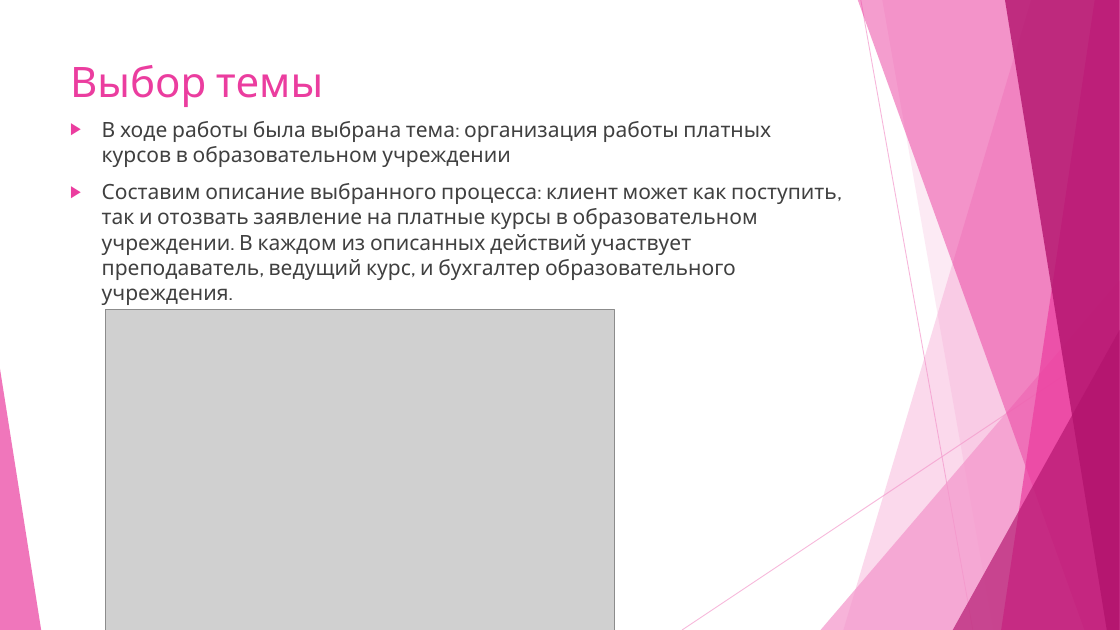
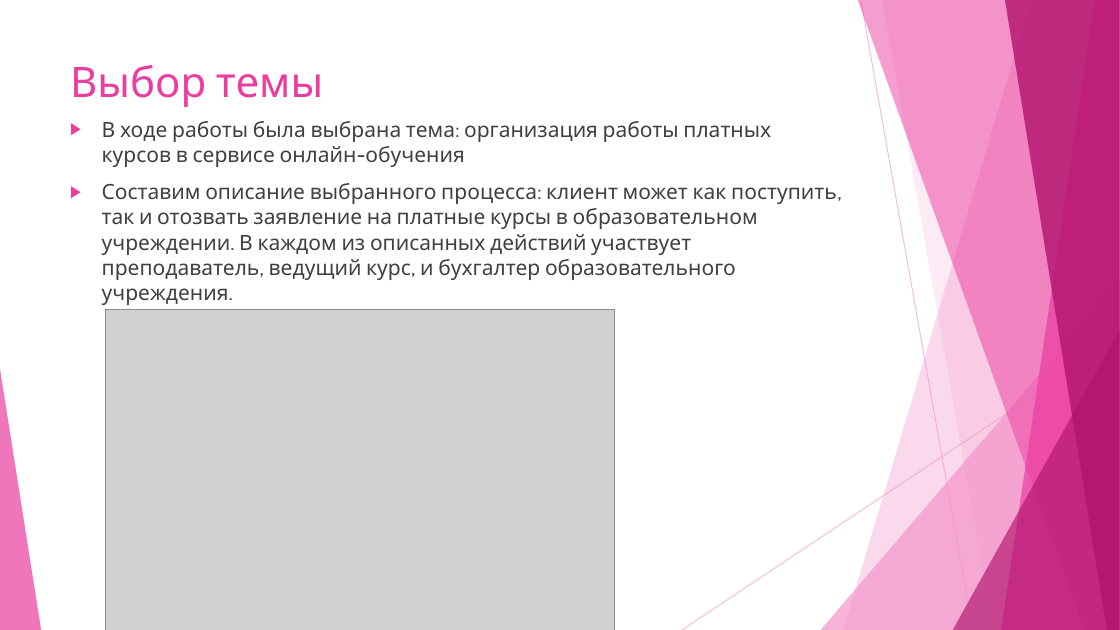
Before and after one commit to Klarnold/pRAKtics, a slide deck: slide 4 of АиКМС/прак_2/АиКМС прак 2.pptx. Drawn at 1120x630 pixels with LibreOffice and Linux fonts; fonts in the diff are those of the drawing; grey boxes stand for pictures. Boxes give left, top, right and bottom in pixels: in the first picture for what was removed or moved away, otherwise in the second. Text is boxed around its words. In the diff, an @@ line names an element or a change of style, - is before the commit and + after.

```diff
--- a/АиКМС/прак_2/АиКМС прак 2.pptx
+++ b/АиКМС/прак_2/АиКМС прак 2.pptx
@@ text at <box>102,121,771,167</box>: text changed @@
-▶ В ходе работы была выбрана тема: организация работы платных курсов в образовательном учреждении
+▶ В ходе работы была выбрана тема: организация работы платных курсов в сервисе онлайн-обучения
```
Also in this commit, not shown: 4 other slides changed, 2 other files.
